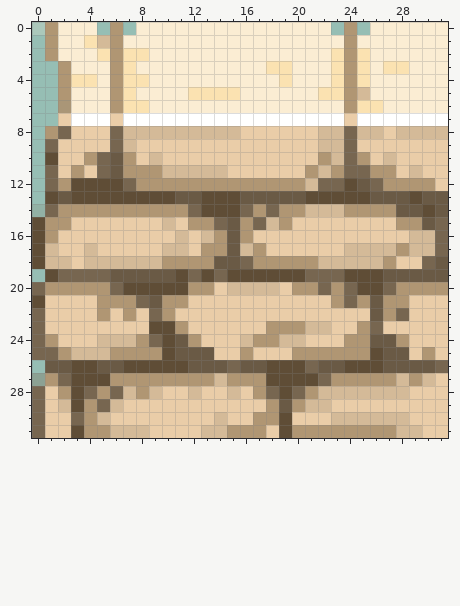
One commit to this pixel-art sprite: Assets/Sprites/DesertTownWall/desertTownWallBottomLeftCorner.png. Above, as it was before the edit.
The file is 32x32 pixels. Pixels under 10% opacity are left out. Colours within 5 levels of each other are drawn and written as one.
After the commit:
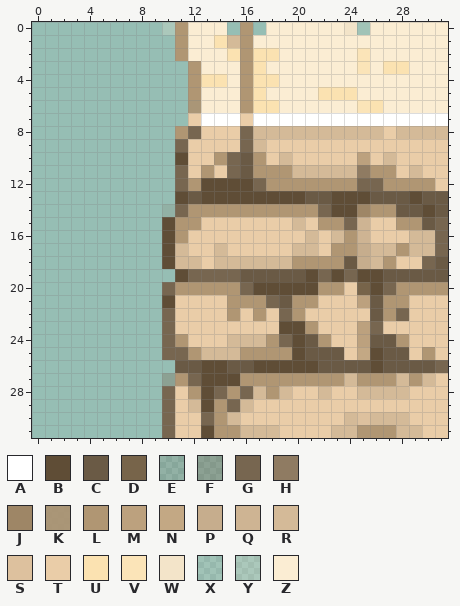
Palette (. is transparent): A #ffffff  B #5f4d36  C #6a5a45  D #77644a  E #77665025  F #77665053  G #776650  H #8f7b62  J #9e8666  K #ac9271ea  L #b09673  M #bca17e  N #c3a884  P #c6ad8d  Q #ceb493  R #d4ba98  S #ddc19e  T #eacda8  U #fbe2b1  V #fbe4b8  W #f3e4c9  X #fbedd31c  Y #fbedd336  Z #fbedd3
Changes in this commit:
Changed rows in their new state; - is an unchanged pixel.
first column x 0:
 0 .....-.-..YL---.L.-----ZWX
 1 -..........L--URL-------Z-
 2 -..........L---ULUU----ZZV
 3 --..........L---LUZZ---ZZV
 4 --..........LUU-LUUZ---ZZZ
 5 --..........LZZZLU------UZ
 6 --..........K---LUU-----ZV
 7 --..........T---T-------A-
 8 -..........LGTTTGRRRRR--R-
 9 -..........G----GR----TTT-
10 -..........B--LGCL-R--TTTM
11 -..........GTLTGCLLLRR-RRH
12 -..........G-BBBBG---LLLLG
13 -..........B----BBBBBCC---
14 ..........EGLLLLL-L--LGBBJ
15 ..........BL-TTTTTTTR-LLGQ
16 ..........BL-TTTT----R-RLQ
17 ..........B--TRTTT--RR-LLP
18 ..........BRRTRRRRRR--LLCP
19 -..........--G-GCCCCCB-BG-
20 ..........GL--LLGBBBBBL-TD
21 ..........BT---LLLGCLL-TTM
22 ..........G----L-L-GL-----
23 ..........GT------TBBLT--M
24 ..........GLT--R-R-GBCL-TM
25 ..........GGLRRR-LLLBCCCTN
26 -..........C-BBC-B---B--CC
27 ..........F-GBBB--LLLLL-R-
28 ..........G-LBGLGRLRTT-TT-
29 ..........G-RBLGR-TTTTT---
30 ..........G--GLR-TTT---T-S
31 ..........G--BL-RRRTTTTRR-
Boxes around the changes in both pictures, in picture pixels (x1, y1, x2, y2):
changed: (32, 22, 370, 438)
